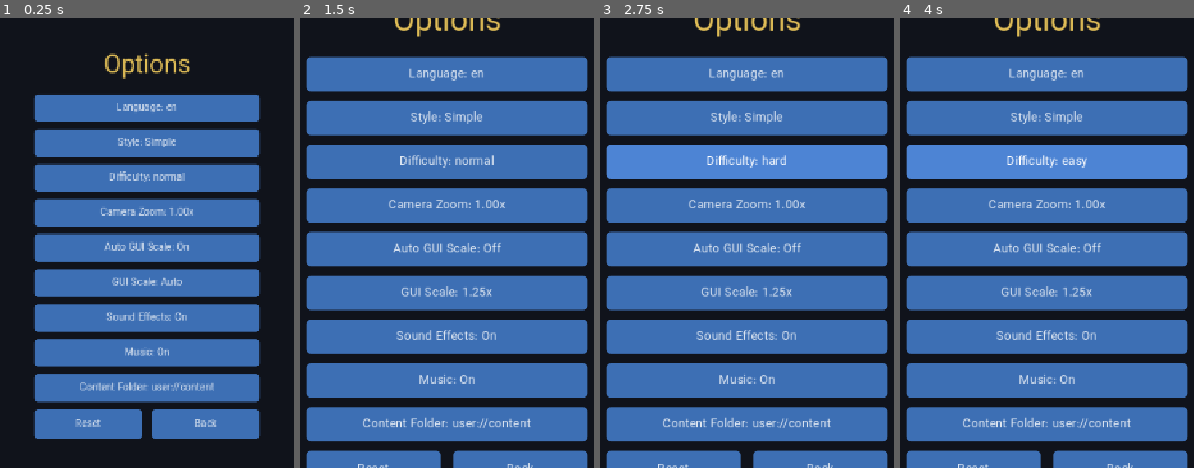
Above: before the commit, frames 1-4 (left to right).
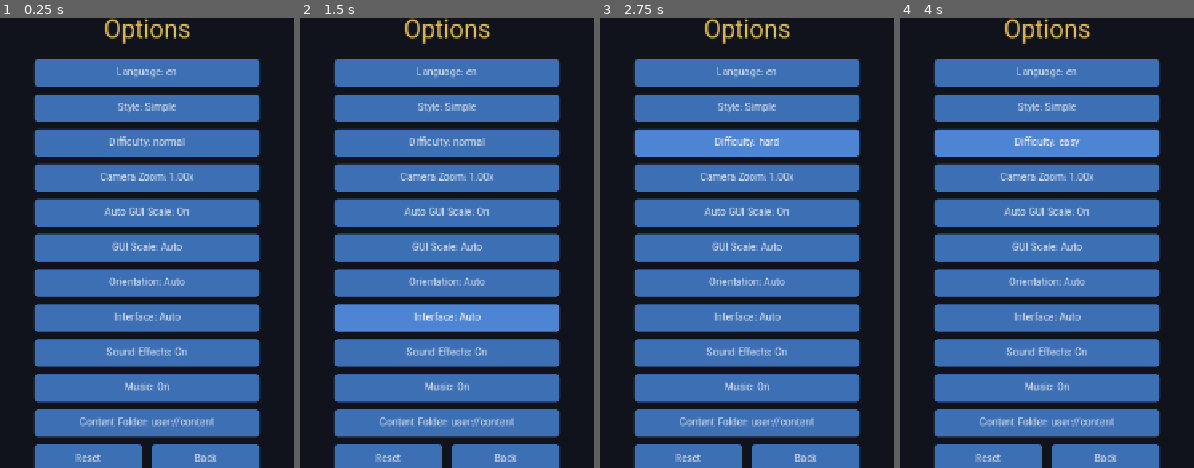
Above: after the commit, the same moments.

Repository: golshandvr-del/Sjalwmbdjdlxl
Game: Godot game, scene res://scenes/options_menu.tscn
Same seed, same stepped clock (60 frames per second), same inputs: the game is played once before the commit and once after it. This scene is started directly instead of the project's main scene.
Inputs (mouse positions are in pixels of both pictures, inside the frame that each line leads up to):
- Up to frame 1 (0.25 s): no input
- Up to frame 2 (1.5 s): click (447, 283) at 0.5 s, where only the run after the commit has a clickable "Orientation: Auto"; click (447, 319) at 1.25 s, where only the run after the commit has a clickable "Interface: Auto"
- Up to frame 3 (2.75 s): click "Difficulty: normal" at 2 s
- Up to frame 4 (4 s): click "Style: Simple" at 2.75 s; click "Difficulty: hard" at 3.5 s

The runs differ from the first frame. In frame 1, 14% of the frame differs, in the area x 11-89%, y 0-100%; in frame 2, 47%; in frame 3, 47%, in the area x 2-98%, y 0-100%; in frame 4, 47%.

Commit message:
feat(options): add Orientation + Interface (ui_mode) rows to options scene (MB4.1/4.4)

Diff:
--- a/scenes/options_menu.tscn
+++ b/scenes/options_menu.tscn
@@ -91,6 +91,22 @@
 layout_mode = 2
 text = "GUI Scale: Auto"
 
+[node name="OrientationRow" type="HBoxContainer" parent="Center/Box"]
+layout_mode = 2
+
+[node name="OrientationButton" type="Button" parent="Center/Box/OrientationRow"]
+custom_minimum_size = Vector2(360, 44)
+layout_mode = 2
+text = "Orientation: Auto"
+
+[node name="UiModeRow" type="HBoxContainer" parent="Center/Box"]
+layout_mode = 2
+
+[node name="UiModeButton" type="Button" parent="Center/Box/UiModeRow"]
+custom_minimum_size = Vector2(360, 44)
+layout_mode = 2
+text = "Interface: Auto"
+
 [node name="SfxRow" type="HBoxContainer" parent="Center/Box"]
 layout_mode = 2
 
